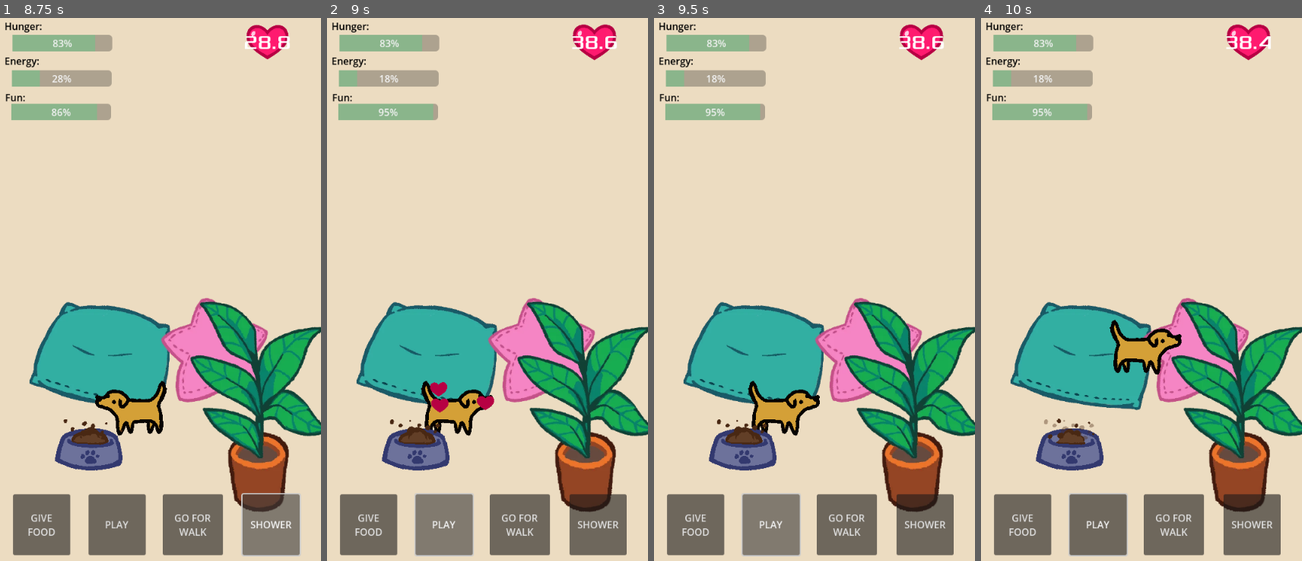
Above: before the commit, frames 1-4 (left to right).
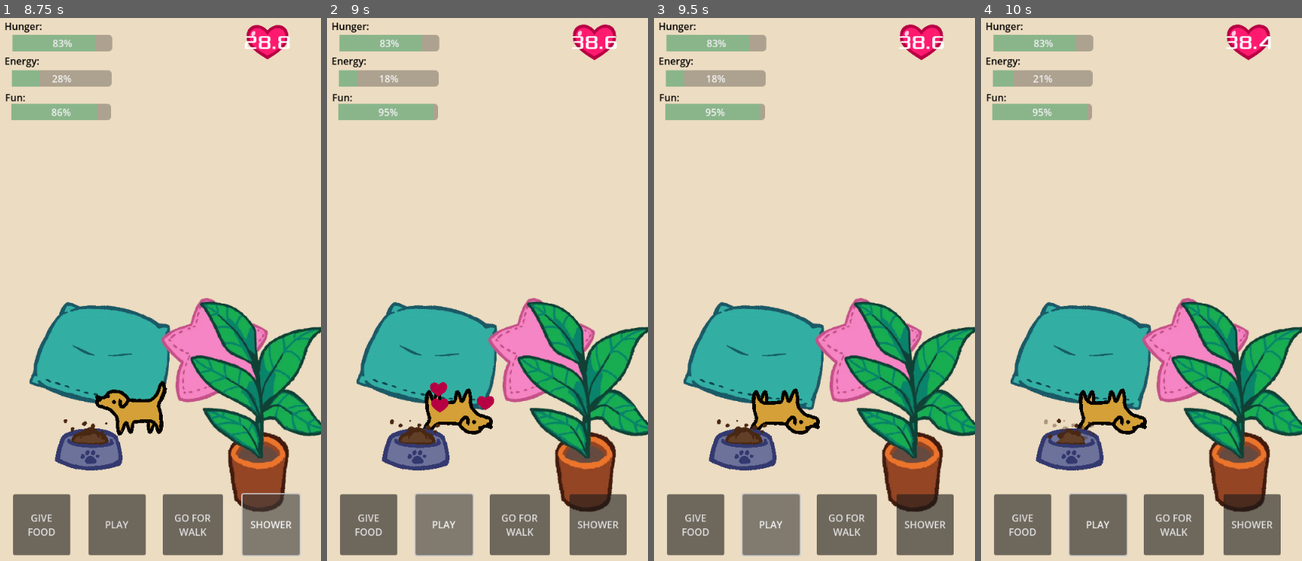
Above: after the commit, the same moments.

Repository: vibekeke/dog-game
Game: Godot game, scene res://home.tscn
Same seed, same stepped clock (60 frames per second), same inputs: the game is played once before the commit and once after it.
Inputs (mouse positions are in pixels of both pictures, inside the frame that each line leads up to):
- Up to frame 1 (8.75 s): click "PLAY" at 0.5 s; click "PLAY" at 1.25 s; click "GO FOR WALK" at 2 s; click "GO FOR WALK" at 2.75 s; click "GIVE FOOD" at 3.5 s; click "SHOWER" at 4.25 s; click "GIVE FOOD" at 5 s; click "SHOWER" at 5.75 s; click "GIVE FOOD" at 6.5 s; click "GO FOR WALK" at 7.25 s; click "SHOWER" at 8 s
- Up to frame 2 (9 s): click "PLAY" at 8.75 s
- Up to frame 3 (9.5 s): no input
- Up to frame 4 (10 s): move the mouse to (1208, 267) at 9.52 s; click (1208, 267) at 9.6 s

Frame 1 is identical in both runs. In frame 2, 0.8% of the frame differs, in the area x 29-52%, y 66-77%; in frame 3, 1.0%; in frame 4, 2.4%, in the area x 9-63%, y 9-77%.

Commit message:
tiny changes
added global and changed the falling asleep if-checks a little. also wrote a TODO

Diff:
--- /dev/null
+++ b/Global.gd
@@ -0,0 +1 @@
+extends Node
--- a/dog.gd
+++ b/dog.gd
@@ -152,13 +152,20 @@
 		sleep_countdown = randi_range(5, 10)
 
 	if dog_state == "FallingAsleep":
+		if sleep_countdown != 0:
+			print("Dog is asleep!")
+			change_state("Sleeping")
+			wake_countdown = randi_range(10, 50)
 		print("Time to sleep: " + str(sleep_countdown))
 		sleep_countdown -= 1
 
-	if dog_state == "FallingAsleep" and sleep_countdown == 0:
-		print("Dog is asleep!")
-		change_state("Sleeping")
-		wake_countdown = randi_range(10, 50)
+	if dog_state == "Sleeping":
+		if wake_countdown == 0:
+			print("The dog woke up!")
+			change_state("Idle")
+		else:
+			wake_countdown -= 1
+
 
 #STAT MANAGEMENT
 var love_power = 1 #Number between 1 and 3: 1 is a normal amount, 2 is a lot of love, and 3 is super-love.
@@ -274,8 +281,12 @@
 		need_to_poop += 1
 
 #States and moods
-#Conditions for stats and moos
-
+#Conditions for stats and moods
+
+#TODO: FLytt signalene slik at bollen signaliserer til main, og main signaliserer til hunden.
+#Det vil gjøre det lettere å koble flere hunder på signalet senere. Kanskje til og med et globalt signal??
+#To måter hunden kan spise: if dog hunger > 70 and global.bowl_filled = true: Eat food
+#Og emit_signal("food_smell").
 func _on_food_bowl_filled(position) -> void:
 	if hunger < 100 and dog_state == "Idle":
 		print("The dog wants the food!")
--- a/project.godot
+++ b/project.godot
@@ -18,6 +18,7 @@
 [autoload]
 
 Mouse="*res://autoloads/mouse.gd"
+Global="*res://Global.gd"
 
 [display]
 
